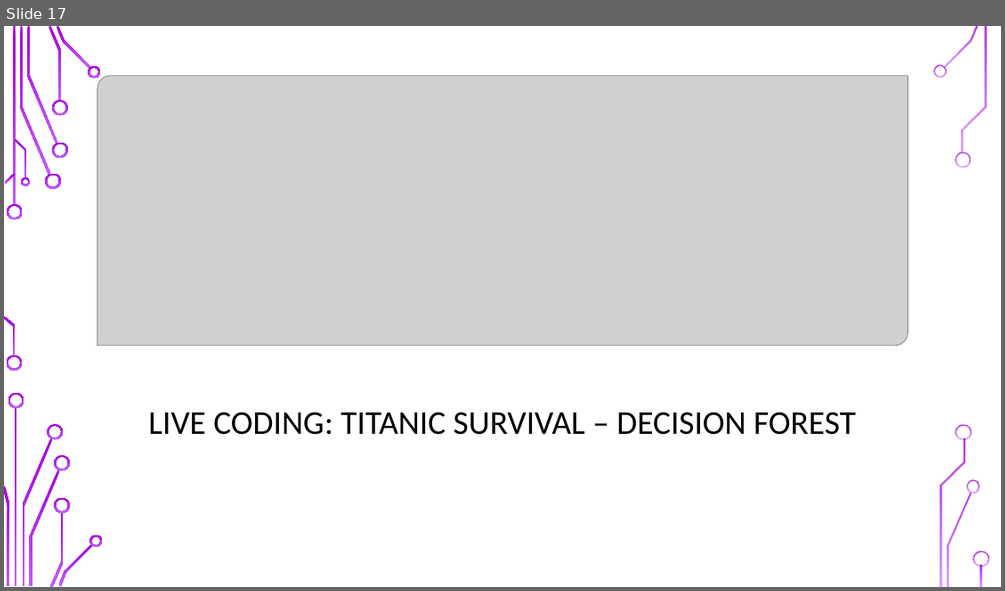
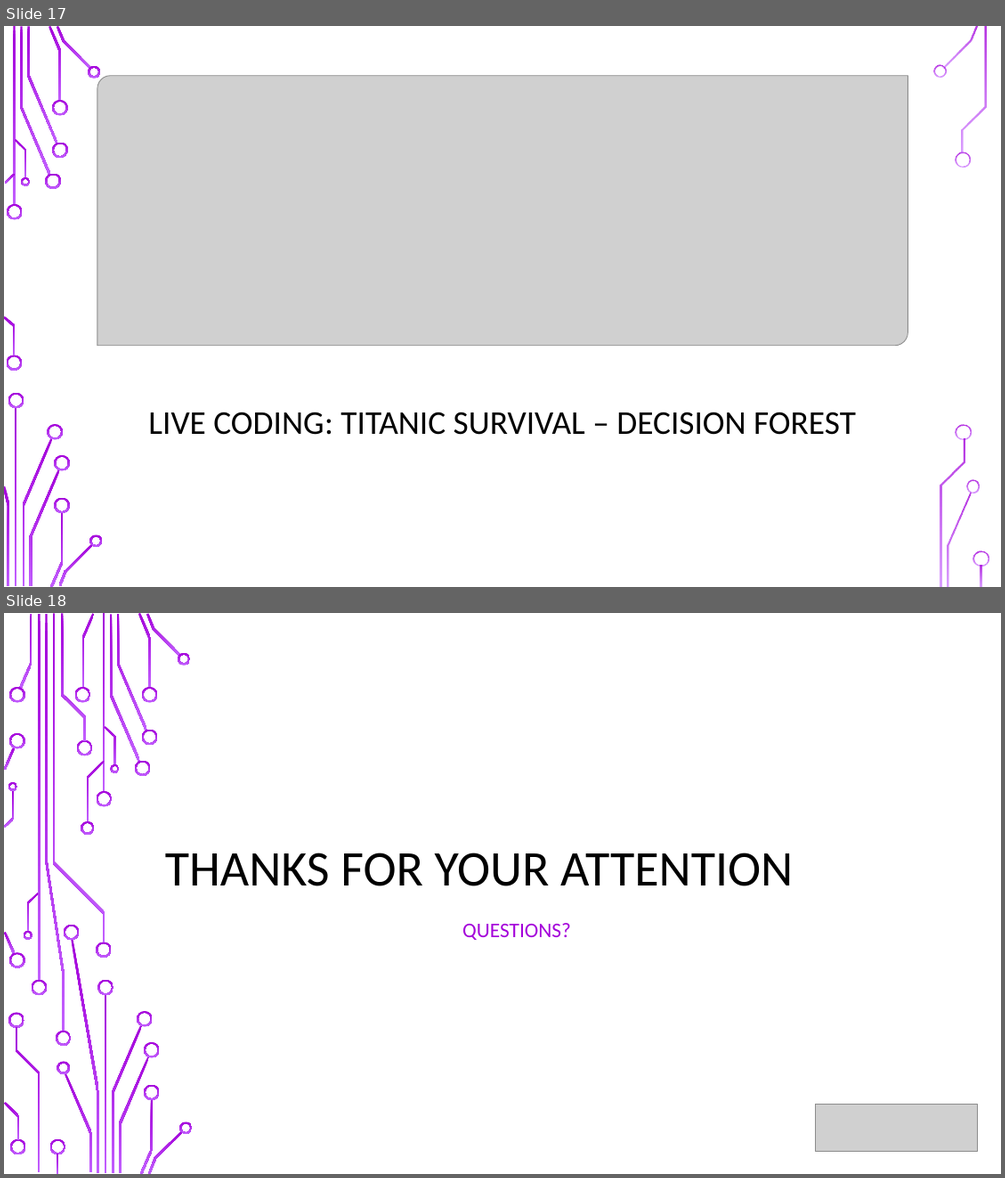
Before and after one commit to UOMDSS/workshops-2021-2022, a slide deck: semester-2-2021-2022/week-6-decision-tree/Decision_Tree.pptx. Shown one above the other, each under a label of ours: slide 17 before the commit, slides 17 and 18 after it. The pictures are 1005x591 and 1005x1178 pixels, drawn with LibreOffice and Linux fonts; fonts in the diff are those of the drawing; grey boxes stand for pictures; background and template pictures are left out. Boxes give left, top, right and bottom in pixels: in the first picture for what was removed or moved away, otherwise in the second. Text is boxed around its words. In the diff, an @@ line names an element or a change of style, - is before the commit and + after.

```diff
--- a/semester-2-2021-2022/week-6-decision-tree/Decision_Tree.pptx
+++ b/semester-2-2021-2022/week-6-decision-tree/Decision_Tree.pptx
@@ slide 18 added at (4,613,1001,1174), background picture (left out) @@
@@ title added at (165,852,793,886), 48 pt, text #000000 @@
+THANKS FOR YOUR ATTENTION
@@ subtitle added at (462,923,571,940), 20 pt, text #A400DA @@
+QUESTIONS?
@@ group added at (4,613,193,1174): 50 freeform shapes, 4 rectangles @@
@@ picture added at (816,1104,978,1151) @@
```
Also in this commit, not shown: 1 slide changed.
